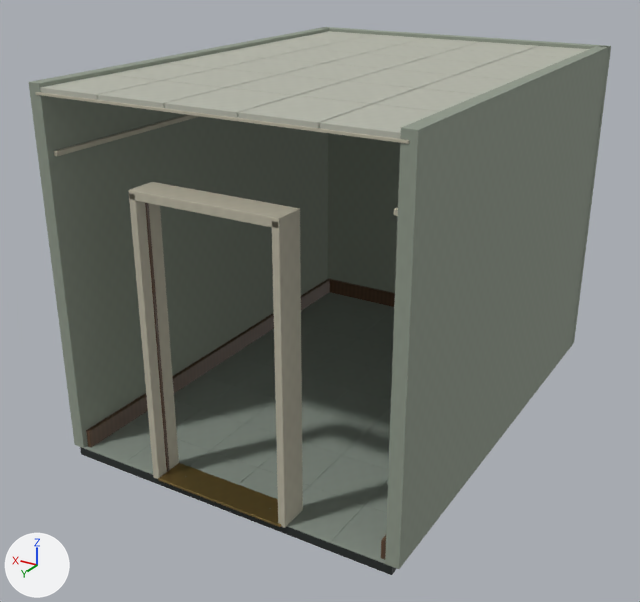
The FBX model unreal/ArtSource/Office/Export/SM_Office_Room.fbx: old version first, new version second.
The view is the same before and after, from a 50 mm camera at (-2.8, -2.52, 3.76) aimed at (0.6, -8.2, 0.92). Lighting does not change. The marker at lower left points along +X, +Y and +Z. The older version comes first.

Names of what the first picture shows: 'SM_Office_Room'.
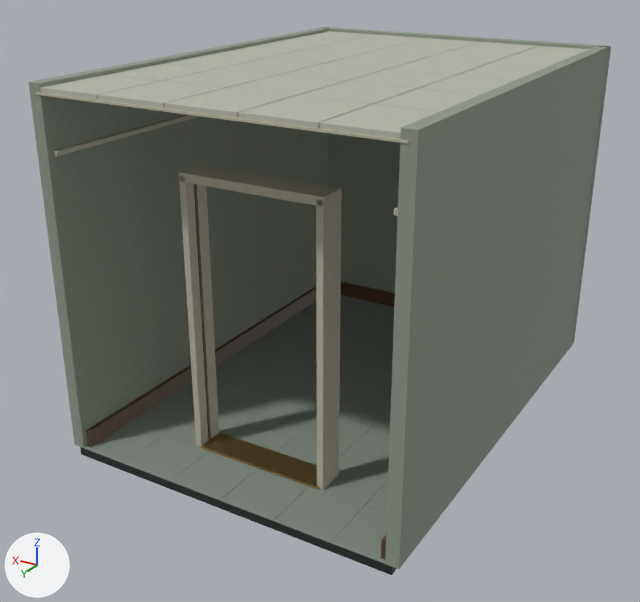
Location of each change, (x1, y1, x2, y2) in pixels of the pictures (640 x 602 px; the box of a moved part takes in the faces that stretch with it):
part 1 of me_cube_183, moved or reshaped: before (272, 219, 303, 528); after (316, 198, 342, 490)
part 2 of me_cube_183, moved or reshaped: before (129, 194, 179, 479); after (179, 176, 219, 447)
part 3 of me_cube_183, moved or reshaped: before (145, 203, 170, 472); after (194, 184, 211, 441)
part 4 of me_cube_183, moved or reshaped: before (128, 182, 300, 229); after (179, 165, 342, 207)
part 5 of me_cube_183, moved or reshaped: before (158, 463, 281, 527); after (201, 432, 320, 490)

Diff of the bpy script that builds the scene:
```diff
--- a/unreal/ArtSource/Office/Export/SM_Office_Room.fbx.py
+++ b/unreal/ArtSource/Office/Export/SM_Office_Room.fbx.py
@@ me_cube_183 @@
 # used by ob_sm_office_room; location = (0.0, 0.0, 0.0)
-me_cube_183.from_pydata(...)  # 10424 vertices, 20404 faces; spans x -0.93..1.88, y -10.42..-6.57, z -0.07..2.78
+me_cube_183.from_pydata(...)  # 10424 vertices, 20404 faces; spans x -0.93..1.88, y -10.42..-6.6, z -0.07..2.78
+# me_cube_183 part 1: the loose piece of 96 vertices spanning x -0.09..-0.03, y -6.81..-6.59, z 0.0..2.16 is moved by (0.0, -0.5, 0.0)
+# me_cube_183 part 2: the loose piece of 96 vertices spanning x 1.0..1.06, y -6.81..-6.59, z 0.0..2.16 is moved by (0.0, -0.5, 0.0)
+# me_cube_183 part 3: the loose piece of 96 vertices spanning x 1.0..1.01, y -6.7..-6.67, z 0.0..2.15 is moved by (0.0, -0.5, 0.0)
+# me_cube_183 part 4: the loose piece of 96 vertices spanning x -0.09..1.06, y -6.81..-6.59, z 2.11..2.18 is moved by (0.0, -0.5, 0.0)
+# me_cube_183 part 5: the loose piece of 96 vertices spanning x -0.06..1.0, y -6.81..-6.57, z 0.01..0.02 is moved by (0.0, -0.5, 0.0)
+# other edits to the shape of me_cube_183 do not show in these pictures
 me_cube_183.materials.append(mat_m_office_blackbakelite)
```
